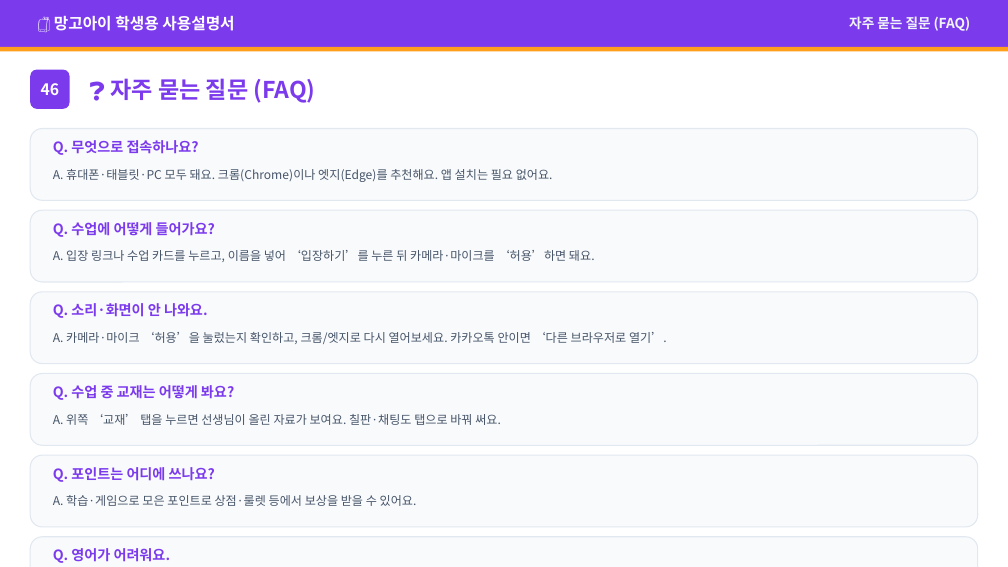
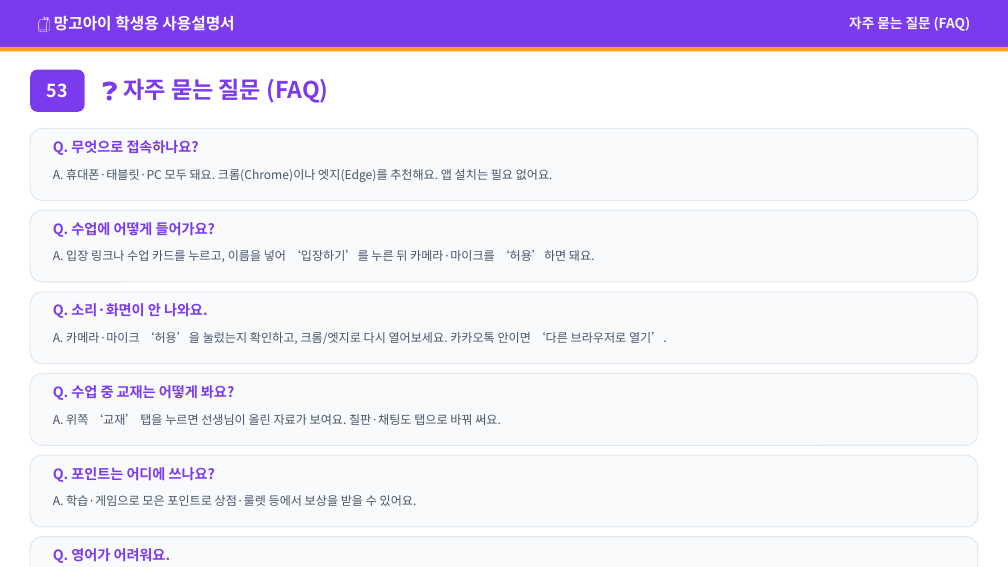
Before and after one commit to navy111p-sudo/mangoiweb, a slide deck: slide 57 of cloudflare-deploy/public/library/student/student-kr.pptx (slide 49 before the commit). Drawn at 1008x567 pixels with LibreOffice and Linux fonts; fonts in the diff are those of the drawing. Boxes give left, top, right and bottom in pixels: in the first picture for what was removed or moved away, otherwise in the second. Text is boxed around its words. In the diff, an @@ line names an element or a change of style, - is before the commit and + after.

```diff
--- a/cloudflare-deploy/public/library/student/student-kr.pptx
+++ b/cloudflare-deploy/public/library/student/student-kr.pptx
@@ rounded rectangle: place and size @@
-rounded rectangle at [30,70,70,109]
+rounded rectangle at [30,70,85,112]
@@ text removed at [41,83,60,95] @@
-46
@@ text added at [47,83,68,98], 17 pt, text #FFFFFF, bold @@
+53
@@ text "❓ 자주 묻는 질문 (FAQ)": place and size @@
-text "❓ 자주 묻는 질문 (FAQ)" at [111,78,316,103]
+text "❓ 자주 묻는 질문 (FAQ)" at [123,78,328,103]
```
Also in this commit, not shown: 5 other slides changed, 8 slides added, 33 other files.
